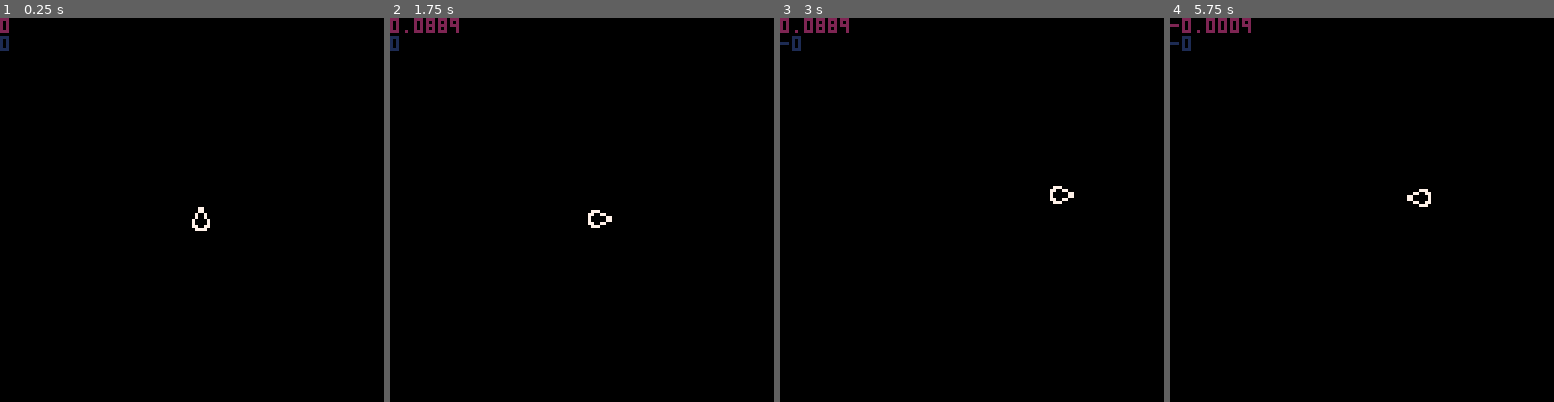
Above: before the commit, frames 1-4 (left to right).
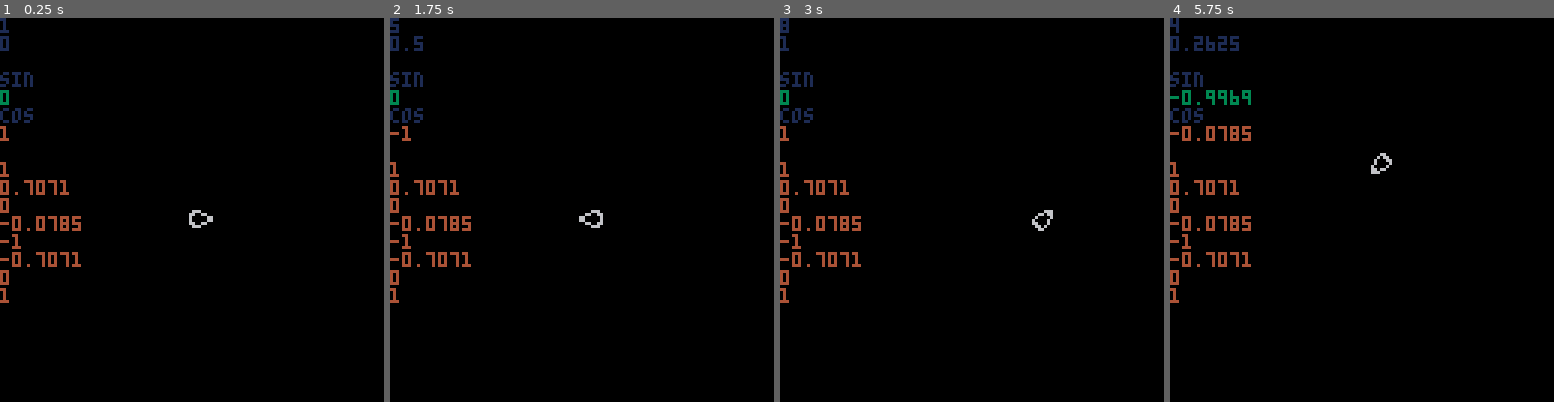
Above: after the commit, the same moments.

Repository: Severin-Kavlakov/ProjectEvren
Game: PICO-8 cartridge ProjectEvren.p8
Two runs of this game, one before a commit and one after it. Both use one fixed random seed, a clock stepped at 60 frames per second and the inputs below.
Inputs:
- Up to frame 1 (0.25 s): no input
- Up to frame 2 (1.75 s): hold Right from 1.6 s (still down)
- Up to frame 3 (3 s): release Right at 2.1 s; hold Up 2.15-2.42 s; hold Right from 2.47 s (still down)
- Up to frame 4 (5.75 s): release Right at 3.03 s; hold Left 3.08-3.58 s; hold Down 3.63-3.97 s; hold Right 4.02-4.68 s; hold Up 4.73-5.03 s; hold Left 5.08-5.68 s; hold Down from 5.73 s (still down)

The runs differ from the first frame. In frame 1, 2.0% of the frame differs, in the area x 0-56%, y 0-75%; in frame 2, 2.4%; in frame 3, 2.5%; in frame 4, 3.3%, in the area x 0-68%, y 0-75%.

Commit message:
0.2.1 try sin, cos ; idea - tables

Diff:
--- a/ProjectEvren.p8
+++ b/ProjectEvren.p8
@@ -15,93 +15,106 @@
 
 function _draw()
 	cls()
+	p_draw()
 
-	p_draw()
+
+
+
 end
 -->8
 -- player code
 
 function p_init()
-	sprites = {
-		up    = 1,
-		up_right   = 2,
-		right = 3,
-		down_right = 4,
-		down  = 5,
-		down_left  = 6,
-		left  = 7,
-		up_left    = 8,
+
+	angles = {
+		0,   0.125, 0.25, 0.2625,
+		0.5, 0.625, 0.75, 1,
 	}
 
-	angles = {
-		up    = 0,
-		up_right   = 45,
-		right = 90,
-		down_left  = 135,
-		down  = 180,
-		up_left    = 315,
-		left  = 270,
-		down_right = 225
+	sin_table = {
+		sin(0),  sin(0.125),
+		sin(0.25), sin(0.2625),
+		sin(0.5), sin(0.625),
+		sin(0.75), sin(1),
 	}
+
+	cos_table = {
+		cos(0),  cos(0.125),
+		cos(0.25), cos(0.2625),
+		cos(0.5), cos(0.625),
+		cos(0.75), cos(1),
+	}
+
+
+
+	angle = 1
 
 	x=63
 	y=63
 	dx=0
 	dy=0
 
-	sprite = sprites.up
-	angle = angles.up--may need for later
+	thrust = 0.8
 
-	thrust = 0.8
+	sprite = 1
 end
 
 
 function p_update()
 
+	if btn(⬆️) then
+		dx += cos(angles[angle])
+		dy += -1 * sin(angles[angle])
 
-	if btn(⬅️) then
-		sprite = sprites.left
-	 dx = dx - thrust
-	 x = x + dx
+		x += dx
+		y += dy
+	end
 
-	elseif btn(➡️) then
-		sprite = sprites.right
-		dx = dx + thrust
-		x = x + dx
-
-	elseif btn(⬆️) then
-		sprite = sprites.up
-	 dy = dy - thrust
-	 y = y + dy
-
-	elseif btn(⬇️) then
-		sprite = sprites.down
-	 dy = dy + thrust
-	 y = y + dy
-
-	elseif (btn(⬆️) and btn(➡️)) then
-
-	elseif (btn(➡️) and btn(⬇️)) then
-
-	elseif (btn(⬇️) and btn(⬅️)) then
-
-	elseif (btn(⬅️) and btn(⬆️)) then
-
-
+	if btn(⬇️) then
 
 	end
 
-	dx = dx * 0.1
-	dy = dy * 0.1
+	if btn(⬅️) then
+		sprite -= 1
+	 angle  -= 1
+	end
 
+	if btn(➡️) then
+		sprite += 1
+		angle  += 1
+	end
+
+
+	if (sprite>8) sprite=1
+	if (sprite<1) sprite=8
+
+	if (angle>8) angle=1
+	if (angle<1) angle=8
+
+	dx *= 0.75
+	dy *= 0.75
 end
 
 
 function p_draw()
-	print(dx, 2)
-	print(dy, 1)
+	spr(sprite, x, y)
 
-	spr(sprite, x, y)
+	print(sprite, 1)
+	print(angles[angle], 1)
+
+	print("  ")
+
+	print("sin", 1)
+	print(sin(angles[angle]), 3)
+	print("cos", 1)
+	print(cos(angles[angle]), 4)
+
+	print("  ")
+
+	for i=1,8 do
+		print(cos_table[i], 4)
+	end
+
 end
 
 -->8
@@ -109,11 +122,11 @@
 -->8
 -- gravity code
 __gfx__
-00000000000770000000000000000000007700000077770000007700000000000000000000000000000000000000000000000000000000000000000000000000
-00000000000770000000777007770000077070000770077000070770000077700777000000000000000000000000000000000000000000000000000000000000
-00700700007007000077077077007700770007000700007000700077007700770770770000000000000000000000000000000000000000000000000000000000
-00077000007007000700007070000077700007000070070000700007770000070700007000000000000000000000000000000000000000000000000000000000
-00077000070000707000070070000077070000700070070007000070770000070070000700000000000000000000000000000000000000000000000000000000
-00700700070000707700070077007700007707700070070007707700007700770070007700000000000000000000000000000000000000000000000000000000
-00000000077007700770700007770000000077700007700007770000000077700007077000000000000000000000000000000000000000000000000000000000
-00000000007777000077000000000000000000000007700000000000000000000000770000000000000000000000000000000000000000000000000000000000
+00000000000000000066000000666600000066000000000000000000000660000000000000000000000000000000000000000000000000000000000000000000
+00000000066600000660600006600660000606600000666006660000000660000000666000000000000000000000000000000000000000000000000000000000
+00700700660066006600060006000060006000660066006606606600006006000066066000000000000000000000000000000000000000000000000000000000
+00077000600000666000060000600600006000066600000606000060006006000600006000000000000000000000000000000000000000000000000000000000
+00077000600000660600006000600600060000606600000600600006060000606000060000000000000000000000000000000000000000000000000000000000
+00700700660066000066066000600600066066000066006600600066060000606600060000000000000000000000000000000000000000000000000000000000
+00000000066600000000666000066000066600000000666000060660066006600660600000000000000000000000000000000000000000000000000000000000
+00000000000000000000000000066000000000000000000000006600006666000066000000000000000000000000000000000000000000000000000000000000
Not shown, added: tables.txt
